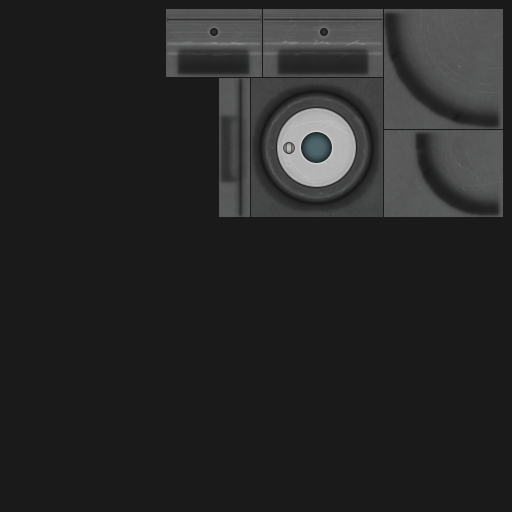
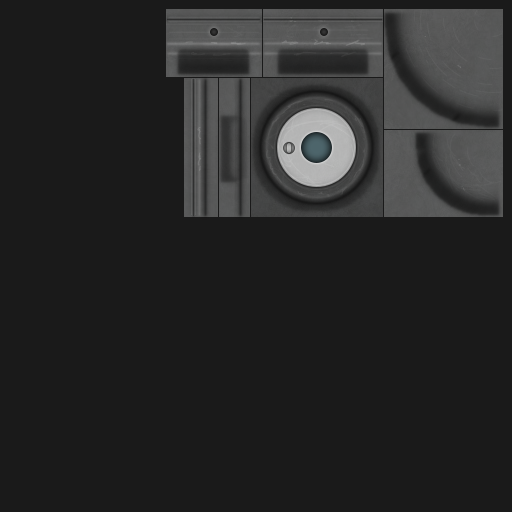
Layered file, before and after one edit (512×512). Changes by layer:
painted on "high 2" over [197,127,202,171]
painted on "high 1" over [197,78,202,217]
painted on "low 2" over [198,76,213,218]
painted on "low 1" over [202,76,209,218]
painted on "b" (2nd of 3, in "b") over [192,79,194,216]
painted on "b high" over [191,78,196,216]
painted on "grime 1" over [184,76,204,217]
painted on "wear" over [184,78,218,217]
painted on "b" (3rd of 3) over [184,78,218,217]
